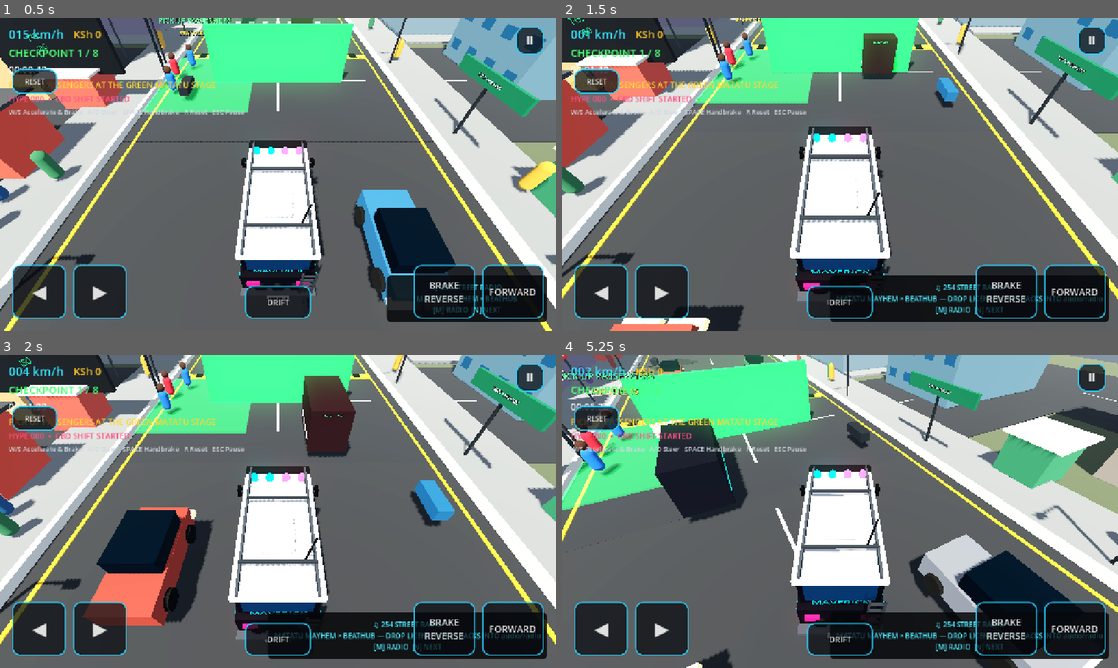
Above: before the commit, frames 1-4 (two rows, left to right).
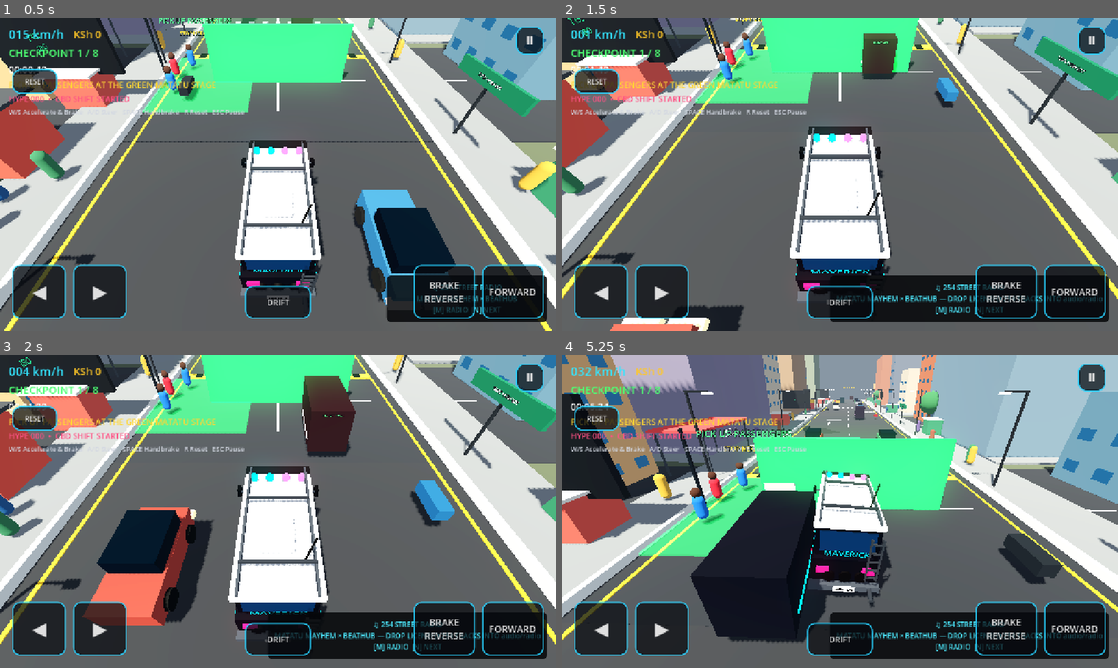
Above: after the commit, the same moments.

Repository: beathubonline-arch/Matatu-Mayhem
Game: Godot game, scene res://scenes/main/Main.tscn
Two runs of this game, one before a commit and one after it. Both use one fixed random seed, a clock stepped at 60 frames per second and the inputs below.
Inputs (mouse positions are in pixels of both pictures, inside the frame that each line leads up to):
- Up to frame 1 (0.5 s): no input
- Up to frame 2 (1.5 s): tap Enter at 0.5 s; move the mouse to (962, 158) at 0.52 s; hold D (steer_right) 0.53-1.28 s; hold N (radio_next) 0.53-1.28 s; click (962, 158) at 0.67 s; move the mouse to (728, 190) at 1.27 s; hold S (brake) from 1.28 s (still down); tap M (radio_toggle) at 1.35 s
- Up to frame 3 (2 s): keep holding S (brake)
- Up to frame 4 (5.25 s): move the mouse to (895, 442) at 2.02 s; release S (brake) at 2.03 s; hold D (steer_right) 2.03-2.78 s; tap L at 2.1, 4.35 s; move the mouse to (812, 574) at 2.77 s; hold W (accelerate) 2.78-3.53 s; tap N (radio_next) at 2.85 s; click (812, 574) at 2.92 s; move the mouse to (1006, 558) at 3.52 s; hold M (radio_toggle) 3.53-4.28 s; hold A (steer_left) 3.53-5.03 s; move the mouse to (673, 464) at 4.27 s; move the mouse to (867, 511) at 5.02 s; hold S (brake) from 5.03 s (still down); hold N (radio_next) from 5.03 s (still down); click (867, 511) at 5.17 s

Frame 1 is identical in both runs. In frame 2, 0.1% of the frame differs, in the area x 0-100%, y 0-78%; in frame 3, 0.1%; in frame 4, 67%, in the area x 0-100%, y 0-100%.

Commit message:
Restore correct player steering direction after runtime test

Diff:
--- a/scripts/vehicle/MatatuController.gd
+++ b/scripts/vehicle/MatatuController.gd
@@ -47,7 +47,7 @@
 	# VehicleBody3D steering sign is opposite to the matatu's visual/local
 	# forward convention (-Z). Keep the input actions semantically correct:
 	# steer_left must physically turn left and steer_right must turn right.
-	var input_value := Input.get_action_strength("steer_right") - Input.get_action_strength("steer_left")
+	var input_value := Input.get_action_strength("steer_left") - Input.get_action_strength("steer_right")
 	var ratio: float = clampf(speed_kph / float(stats.steering_reduction_speed_kph), 0.0, 1.0)
 	var steer_degrees: float = lerpf(float(stats.max_steer_degrees), float(stats.high_speed_steer_degrees), ratio)
 	var target := deg_to_rad(steer_degrees * input_value)
